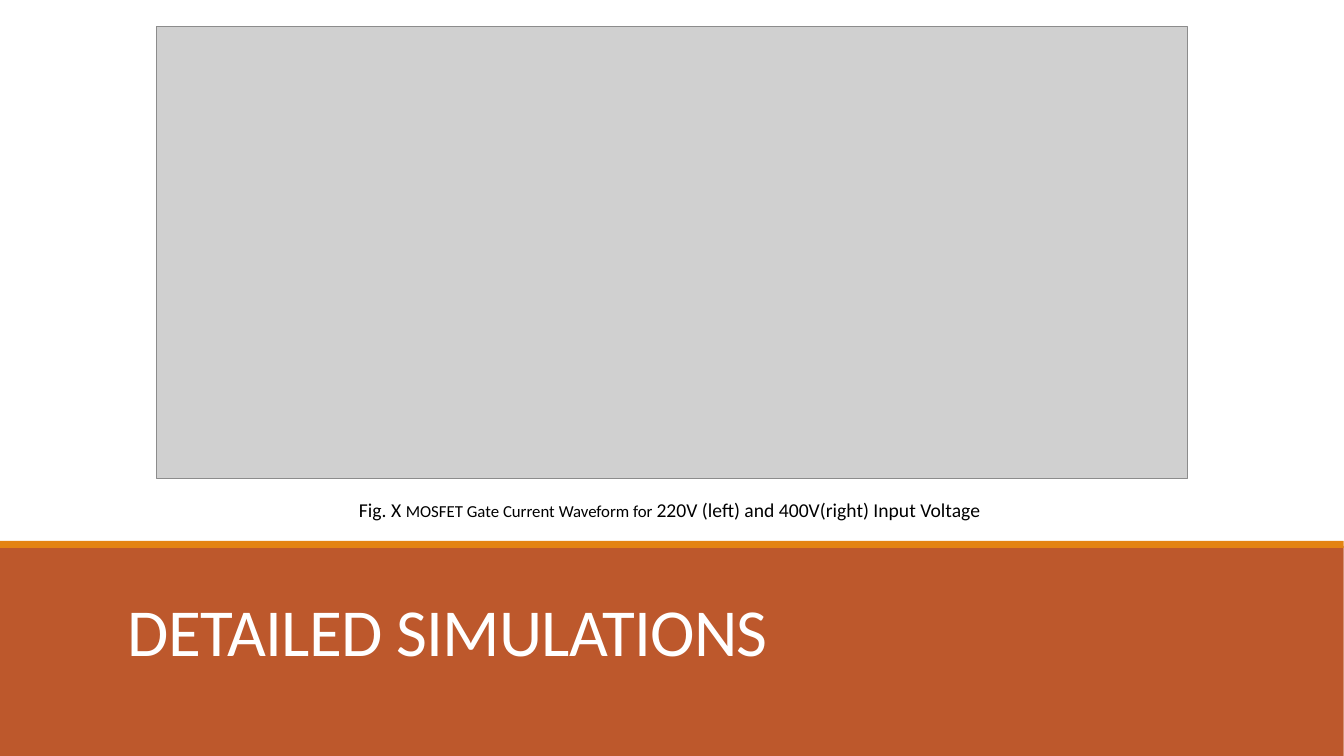
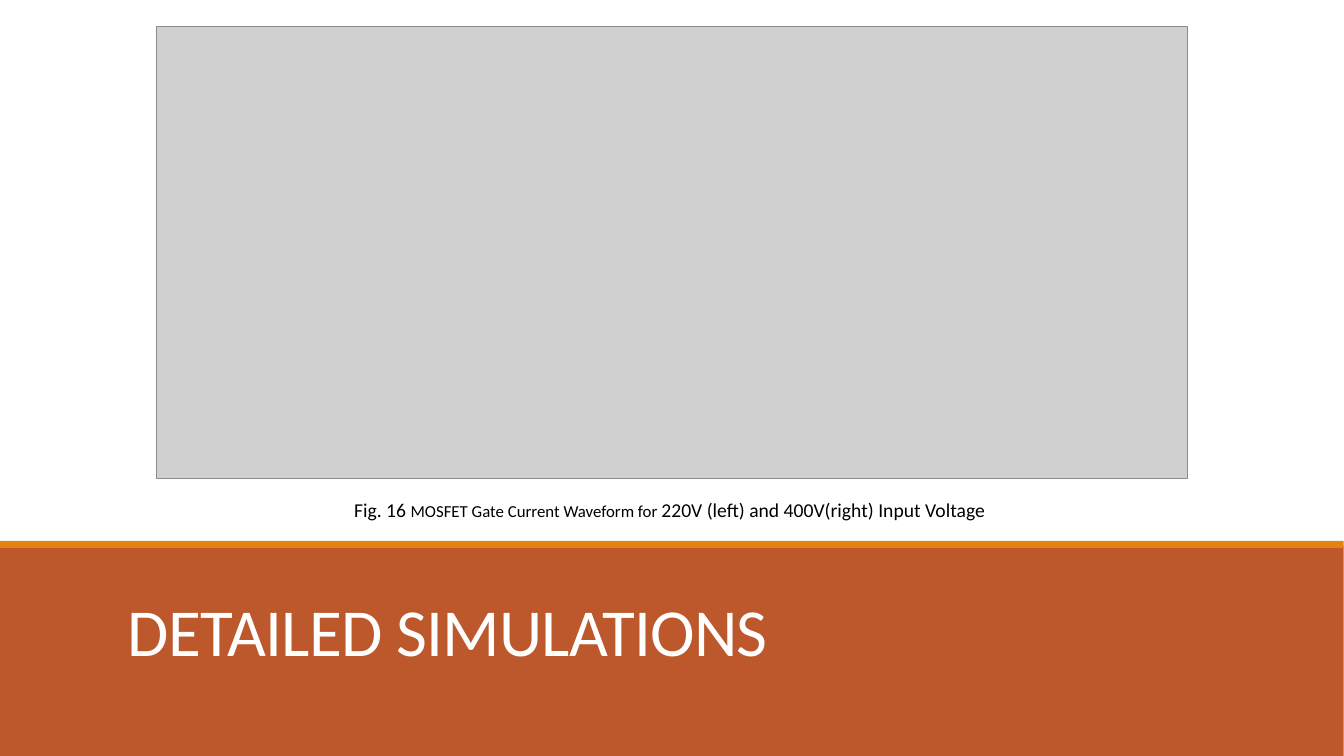
Before and after one commit to EnesCanbolat/EE464_Project, a slide deck: slide 40 of Presentations/464_FB_vs3.pptx. Drawn at 1344x756 pixels with LibreOffice and Linux fonts; fonts in the diff are those of the drawing; grey boxes stand for pictures. Boxes give left, top, right and bottom in pixels: in the first picture for what was removed or moved away, otherwise in the second. Text is boxed around its words. In the diff, an @@ line names an element or a change of style, - is before the commit and + after.

```diff
--- a/Presentations/464_FB_vs3.pptx
+++ b/Presentations/464_FB_vs3.pptx
@@ text at box(354, 503, 985, 521): text changed @@
-Fig. X MOSFET Gate Current Waveform for 220V (left) and 400V(right) Input Voltage
+Fig. 16 MOSFET Gate Current Waveform for 220V (left) and 400V(right) Input Voltage
```
Also in this commit, not shown: 23 other slides changed.
